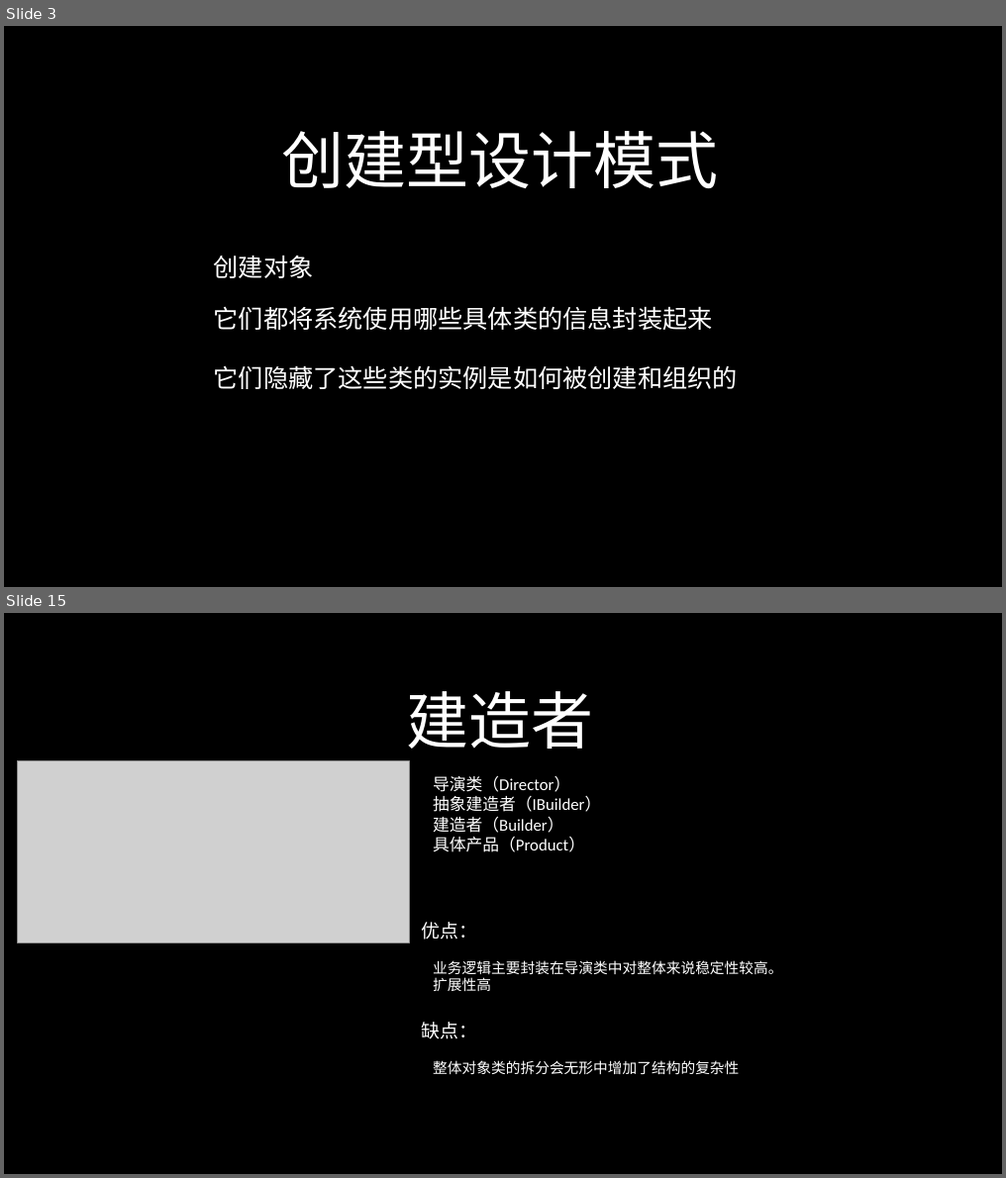
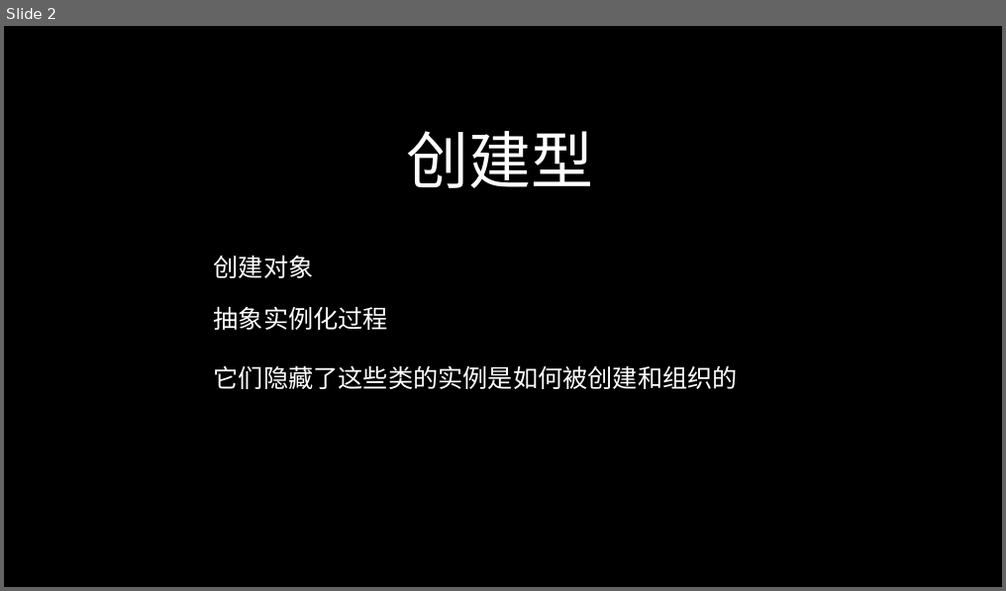
Before and after one commit to 643364103/design, a slide deck: designpattern/ppt/设计模式（三）.pptx. Shown one above the other, each under a label of ours: slides 3 and 15 before the commit, slide 2 after it; the slides between them are not shown. The pictures are 1006x1178 and 1006x591 pixels, drawn with LibreOffice and Linux fonts; fonts in the diff are those of the drawing; grey boxes stand for pictures. Boxes give left, top, right and bottom in pixels: in the first picture for what was removed or moved away, otherwise in the second. Text is boxed around its words. In the diff, an @@ line names an element or a change of style, - is before the commit and + after.

```diff
--- a/designpattern/ppt/设计模式（三）.pptx
+++ b/designpattern/ppt/设计模式（三）.pptx
@@ slide 15 removed at (x1=4, y1=613, x2=1002, y2=1174), background #000000 @@
@@ text removed at (x1=407, y1=691, x2=594, y2=749) @@
-建造者
@@ picture removed at (x1=18, y1=761, x2=409, y2=943) @@
@@ text removed at (x1=433, y1=775, x2=601, y2=853) @@
-导演类（Director）
-抽象建造者（IBuilder）
-建造者（Builder）
-具体产品（Product）
@@ text removed at (x1=422, y1=922, x2=478, y2=940) @@
-优点：
@@ text removed at (x1=433, y1=960, x2=782, y2=991) @@
-业务逻辑主要封装在导演类中对整体来说稳定性较高。
-扩展性高
@@ text removed at (x1=422, y1=1022, x2=478, y2=1040) @@
-缺点：
@@ text removed at (x1=433, y1=1060, x2=739, y2=1075) @@
-整体对象类的拆分会无形中增加了结构的复杂性
@@ what was slide 3 is now slide 2 @@
@@ slide 2 changed as well @@
@@ text at (x1=407, y1=131, x2=594, y2=188): text changed @@
-创建型设计模式
+创建型
@@ text at (x1=214, y1=306, x2=388, y2=330): text changed @@
-它们都将系统使用哪些具体类的信息封装起来
+抽象实例化过程
```
Also in this commit, not shown: 1 other slide changed, 4 slides added, 16 other slides removed, 7 other files.
